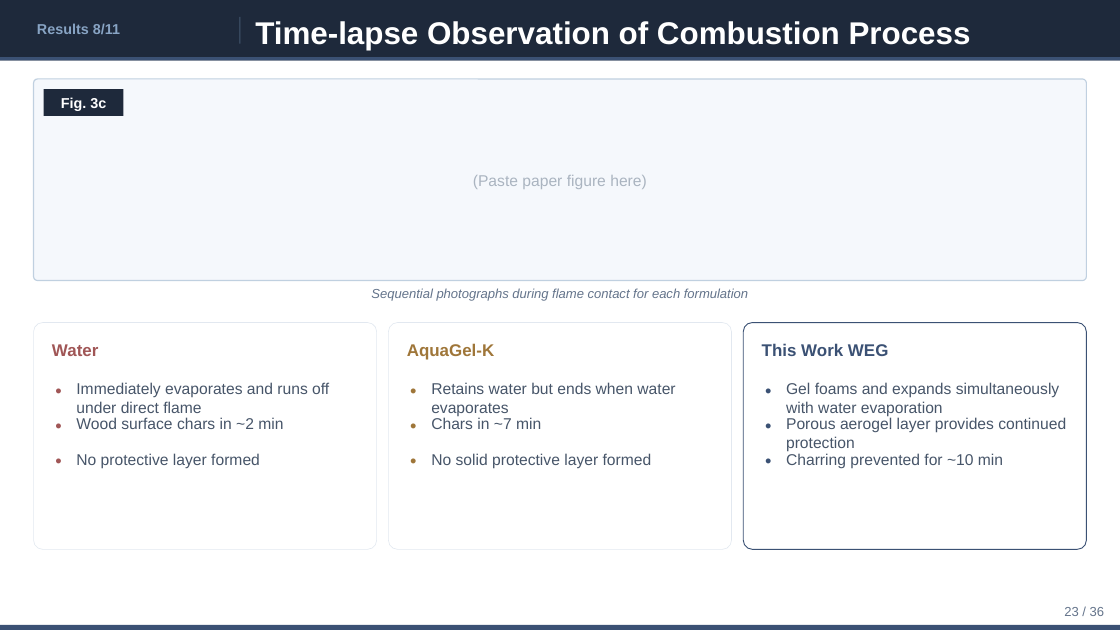
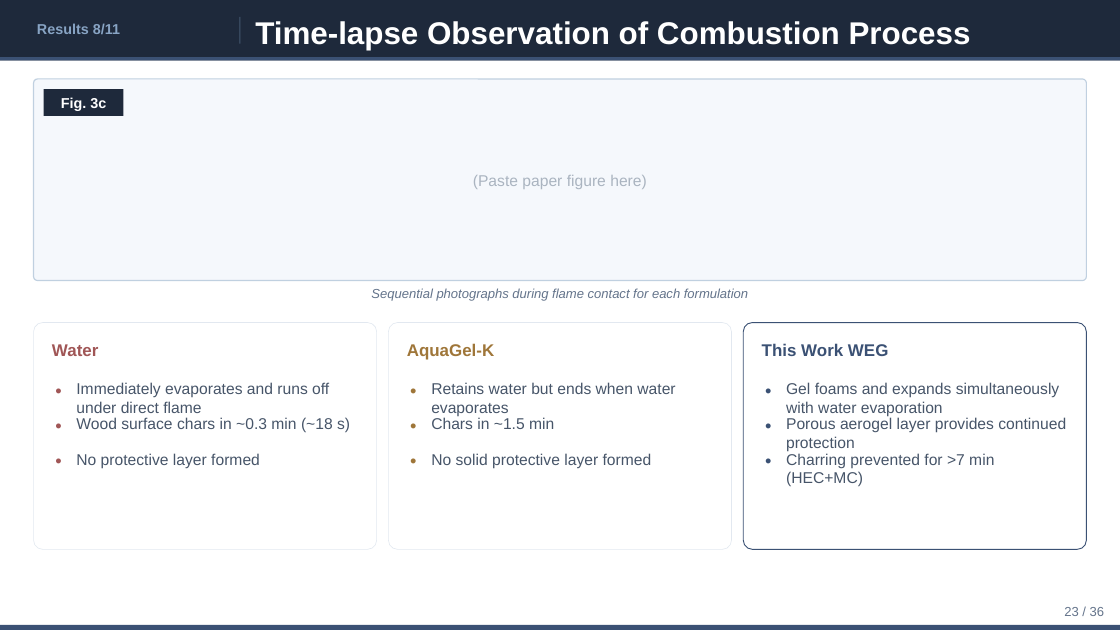
Before and after one commit to ytaisei0525-design/my-first-claude, a slide deck: slide 23 of slides_en.pptx. Drawn at 1120x630 pixels with LibreOffice and Linux fonts; fonts in the diff are those of the drawing. Boxes give left, top, right and bottom in pixels: in the first picture for what was removed or moved away, otherwise in the second. Text is boxed around its words. In the diff, an @@ line names an element or a change of style, - is before the commit and + after.

```diff
--- a/slides_en.pptx
+++ b/slides_en.pptx
@@ text at (76, 417, 350, 433): text changed @@
-Wood surface chars in ~2 min
+Wood surface chars in ~0.3 min (~18 s)
@@ text at (431, 417, 554, 429): text changed @@
-Chars in ~7 min
+Chars in ~1.5 min
@@ text at (786, 453, 994, 487): text changed @@
-Charring prevented for ~10 min
+Charring prevented for >7 min (HEC+MC)
```
Also in this commit, not shown: 15 other slides changed, 1 slide added, 1 slide removed, 1 other file.
